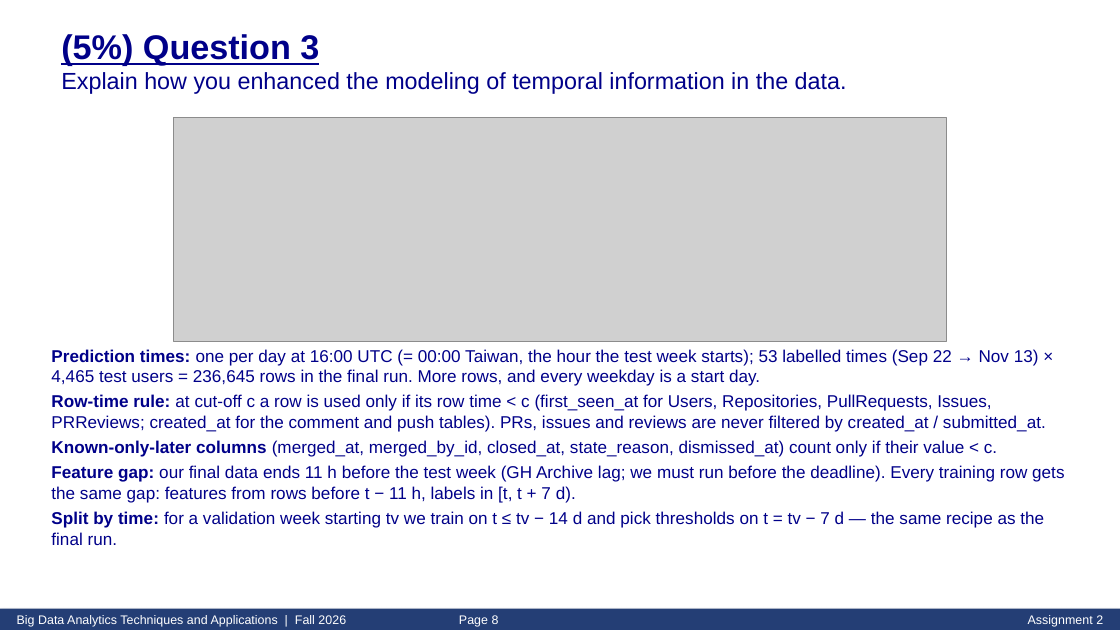
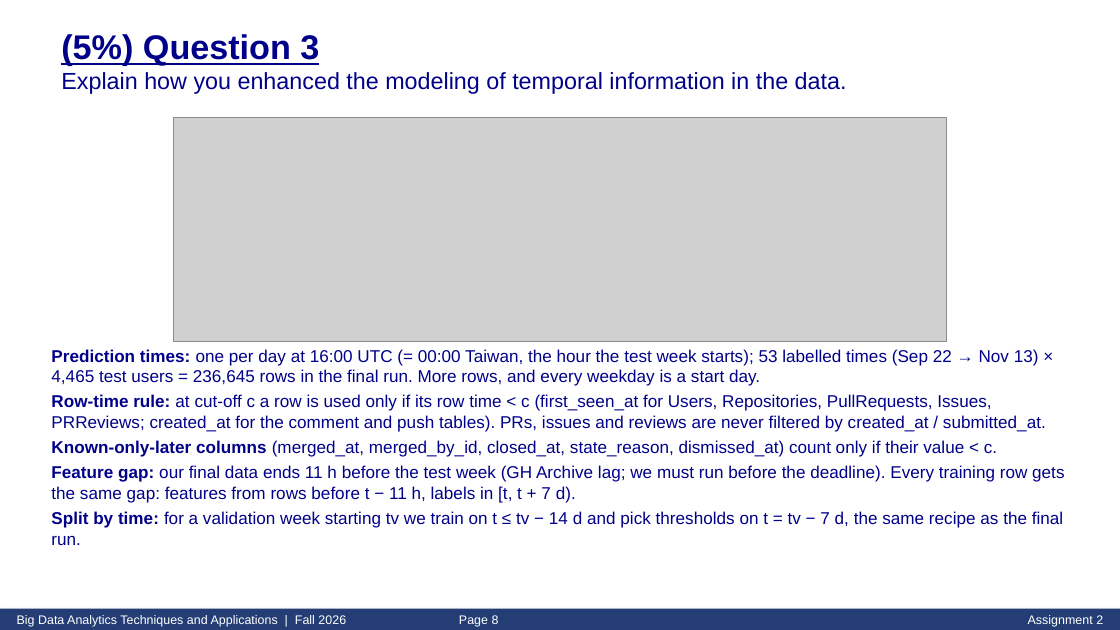
Before and after one commit to azamkhan555622848/LightGBM-and-the-graph-neural-network, a slide deck: slide 8 of slides/Asg2_413540002.pptx. Drawn at 1120x630 pixels with LibreOffice and Linux fonts; fonts in the diff are those of the drawing; grey boxes stand for pictures. Boxes give left, top, right and bottom in pixels: in the first picture for what was removed or moved away, otherwise in the second. Text is boxed around its words. In the diff, an @@ line names an element or a change of style, - is before the commit and + after.

```diff
--- a/slides/Asg2_413540002.pptx
+++ b/slides/Asg2_413540002.pptx
@@ text at (51,511,1063,545): text changed @@
-Split by time: for a validation week starting tv we train on t ≤ tv − 14 d and pick thresholds on t = tv − 7 d — the same recipe as the final run.
+Split by time: for a validation week starting tv we train on t ≤ tv − 14 d and pick thresholds on t = tv − 7 d, the same recipe as the final run.
```
Also in this commit, not shown: 10 other slides changed, 4 other files.
